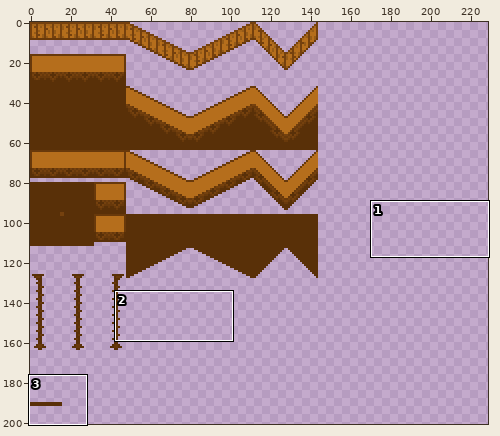
Edited in one commit: pixel-art file (Archivos Aseprite/Zonas/Teatro Argenteo/Bastidores/Backstage_Floor3x3.aseprite). Above: a wide view before the commit, with the close-up outlined.
Close-up. Old version:
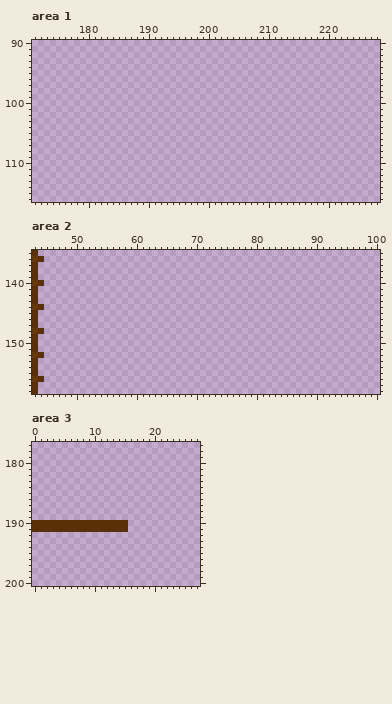
320x224 pixels, 1 frame. Shown: area 1: x 171..228, y 90..116; area 2: x 43..100, y 135..158; area 3: x 0..27, y 177..200. The wide view leaves out empty margins.
Once edited:
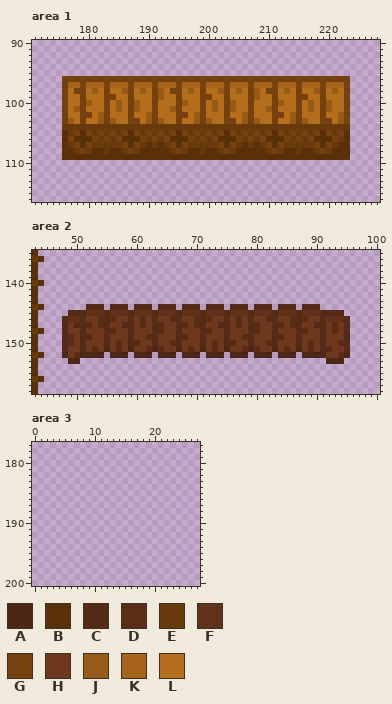
Palette (. is transparent): A #4d2614  B #593008  C #552b17  D #5c2d16  E #68390b  F #623119  G #75410e  H #6e381e  J #965b17  K #a6651a  L #b56e1c
What changed:
Changed rows in their new state; - is an unchanged pixel.
Area 1, layer "Layer 1":
first column x 176:
 96 GGGGGGGGGGGGGGGGGGGGGGGGGGGGGGGGGGGGGGGGGGGGGGGG
 97 GKKGKKKGKKKGKKKGKKKGKKKGKKKGKKKGKKKGKKKGKKKGKKKG
 98 GLGGLJLGLLJGLJLGJLGGLJLGLLJGLJLGJLGGLJLGLLJGLJLG
 99 GLLGLLLGGLLGLLLGJLLGLLLGGLLGLLLGJLLGLLLGGLLGLLLG
100 GLLGJLLGLJLGJLLGLLLGJLLGLJLGJLLGLLLGJLLGLJLGJLLG
101 GLJGLLLGLJLGJLLGLLJGLLLGLJLGJLLGLLJGLLLGLJLGJLLG
102 GLLGGLJGLLLGLLJGLLLGGLJGLLLGLLJGLLLGGLJGLLLGLLJG
103 GJLGLLJGJLLGGLJGJLLGLLJGJLLGGLJGJLLGLLJGJLLGGLJG
104 EEEEEEEEEEEEEEEEEEEEEEEEEEEEEEEEEEEEEEEEEEEEEEEE
105 BEGBGEGEGEGBGEGEGEGBGEGEGEGBGEGEGEGBGEGEGEGBGEGB
106 BGBBBGEGEGBBBGEGEGBBBGEGEGBBBGEGEGBBBGEGEGBBBGEB
107 BEGBGEEEEEGBGEBEBEGBGEEEEEGBGEBEBEGBGEEEEEGBGEBB
108 BBEGEBBEBBEGEBBBBBEGEBBEBBEGEBBBBBEGEBBEBBEGEBBB
109 BBBBBBBBBBBBBBBBBBBBBBBBBBBBBBBBBBBBBBBBBBBBBBBB
Area 2, layer "Layer 1":
first column x 48:
144 ----CCC-CCC-CCC-CCC-CCC-CCC-CCC-CCC-CCC-CCC-----
145 -CCCFFFCFFFCFFFCFFFCFFFCFFFCFFFCFFFCFFFCFFFCCCC-
146 CFFCHHDCDHHCHDHCHHCCHHDCDHHCHDHCHHCCHHDCDHHCFFFC
147 CHCCDHDCHHCCHDHCDHHCDHDCHHCCHDHCDHHCDHDCHHCCHDHC
148 CHHCHHHCDHHCHHHCDHHCHHHCDHHCHHHCDHHCHHHCDHHCHDHC
149 CDHCCHHCHHHCHHDCHHHCCHHCHHHCHHDCHHHCCHHCHHHCHHHC
150 CDHCHHHCHDHCCHHCHHDCHHHCHDHCCHHCHHDCHHHCHDHCHHDC
151 CHHCHDHAHDHAHHDADHHAHDHAHDHAHHDADHHAHDHAHDHCCHHC
152 AHDAAAA-AAA-AAA-AAA-AAA-AAA-AAA-AAA-AAA-AAAAHHDA
153 -AA-----------------------------------------AAA-
Area 3, layer "Layer 1":
first column x 0:
190 ................
191 ................
